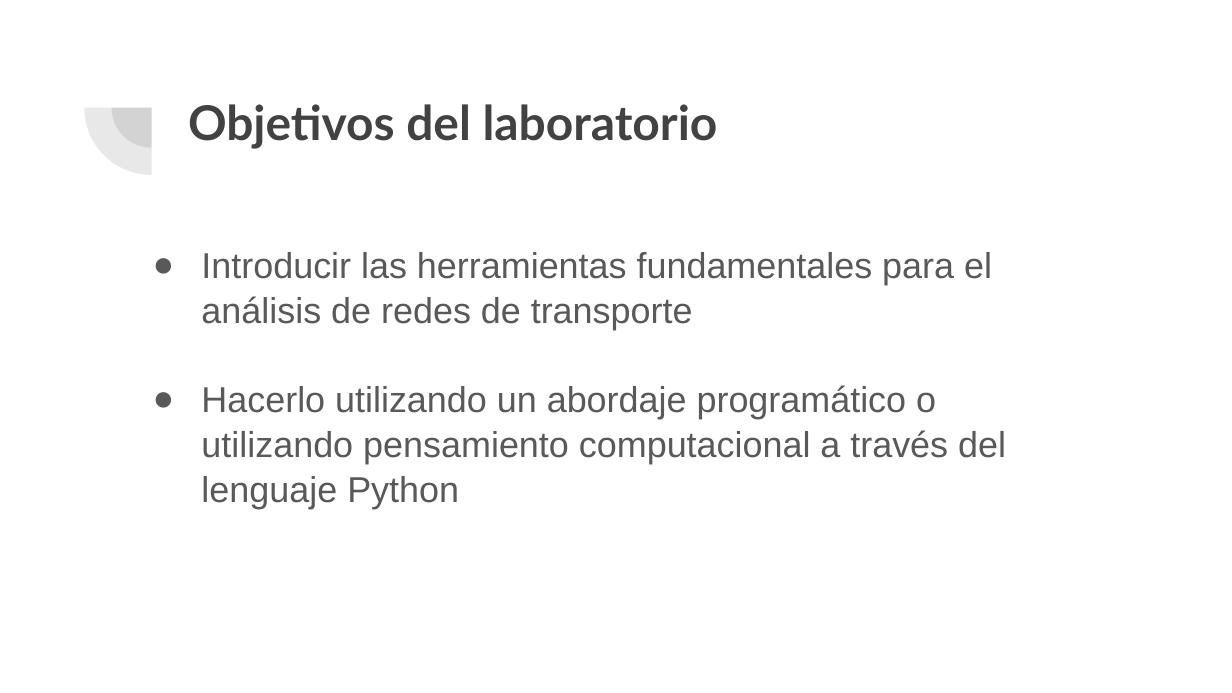
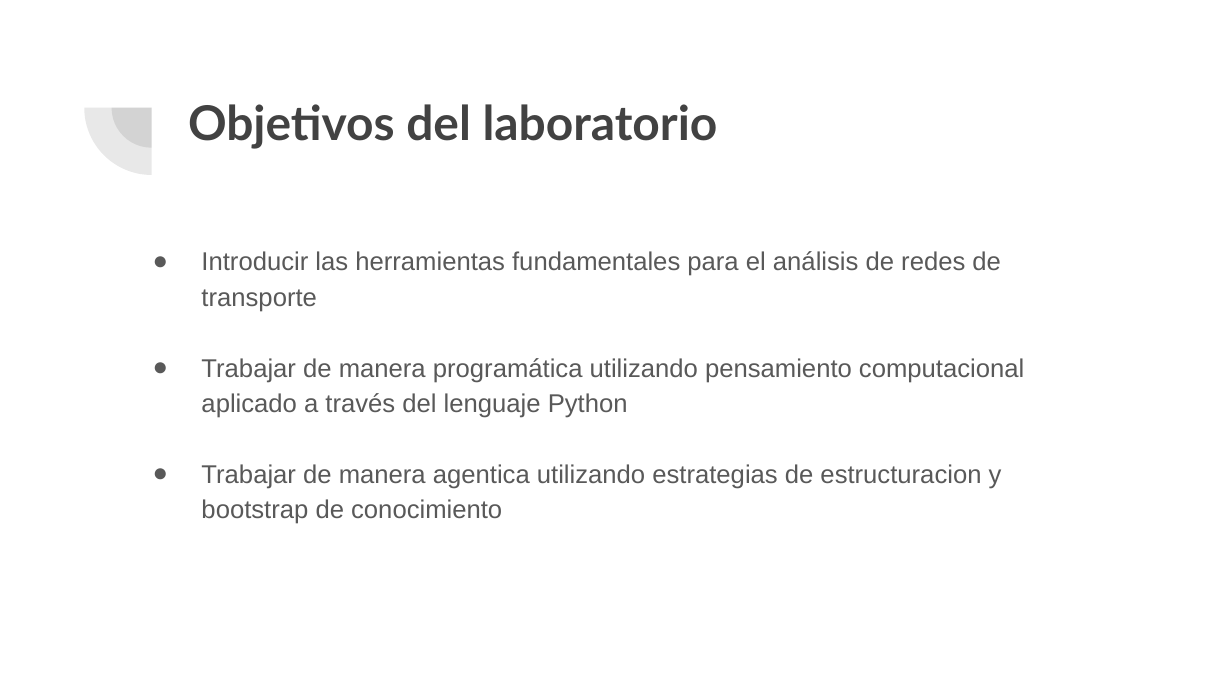
Before and after one commit to Data-Crew/transport-networks-lab, a slide deck: slide 7 of Presentaciones/Introducción al curso.pptx. Drawn at 1232x693 pixels with LibreOffice and Linux fonts; fonts in the diff are those of the drawing. Boxes give left, top, right and bottom in pixels: in the first picture for what was removed or moved away, otherwise in the second. Text is boxed around its words. In the diff, an @@ line names an element or a change of style, - is before the commit and + after.

Commit message:
actualizacion consigna taller y presentacion intro

```diff
--- a/Presentaciones/Introducción al curso.pptx
+++ b/Presentaciones/Introducción al curso.pptx
@@ text at (201, 251, 1001, 312): size 21 to 15 pt in "Introducir las herramientas fundamentales para el análisis ..."; line spacing 1.05 to 1.15 @@
@@ text at (201, 358, 1024, 524): text changed; size 21 to 15 pt @@
-● Hacerlo utilizando un abordaje programático o utilizando pensamiento computacional a través del lenguaje Python
+● Trabajar de manera programática utilizando pensamiento computacional aplicado a través del lenguaje Python
+● Trabajar de manera agentica utilizando estrategias de estructuracion y bootstrap de conocimiento
```
Also in this commit, not shown: 8 other slides changed, 5 slides added, 1 slide removed, 7 other files.
